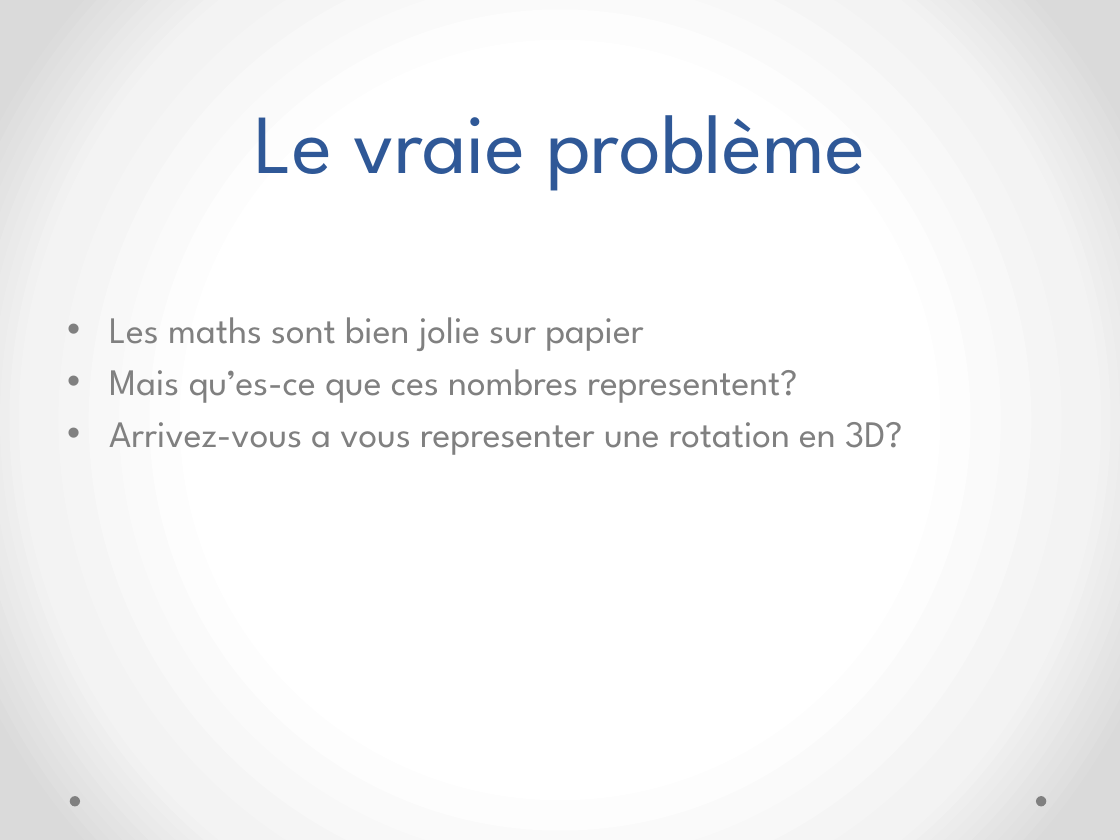
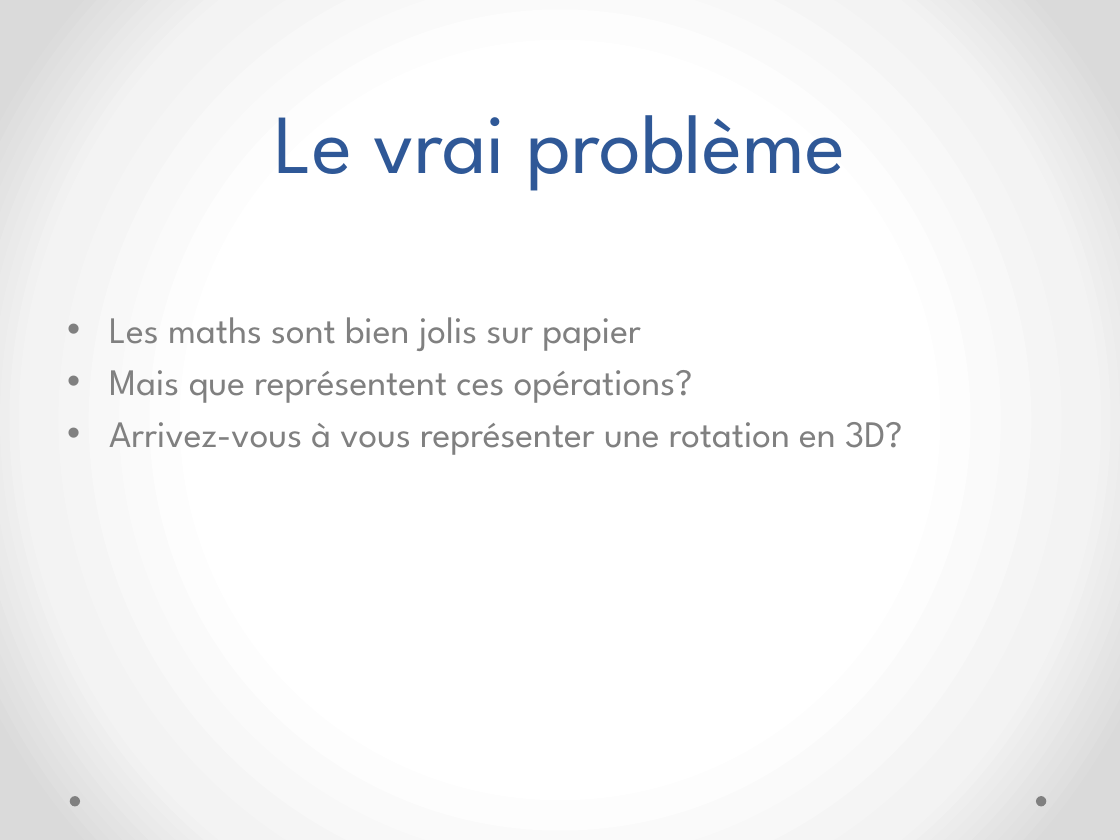
Before and after one commit to megaturbo/TurboSpin, a slide deck: slide 11 of Presentation/MatrixLite.pptx. Drawn at 1120x840 pixels with LibreOffice and Linux fonts; fonts in the diff are those of the drawing. Boxes give left, top, right and bottom in pixels: in the first picture for what was removed or moved away, otherwise in the second. Text is boxed around its words. In the diff, an @@ line names an element or a change of style, - is before the commit and + after.

```diff
--- a/Presentation/MatrixLite.pptx
+++ b/Presentation/MatrixLite.pptx
@@ title at [274, 115, 845, 191]: text changed @@
-Le vraie problème
+Le vrai problème
@@ text at [109, 317, 903, 455]: text changed @@
-• Les maths sont bien jolie sur papier
-• Mais qu’es-ce que ces nombres representent?
-• Arrivez-vous a vous representer une rotation en 3D?
+• Les maths sont bien jolis sur papier
+• Mais que représentent ces opérations?
+• Arrivez-vous à vous représenter une rotation en 3D?
```
Also in this commit, not shown: 7 other slides changed.
